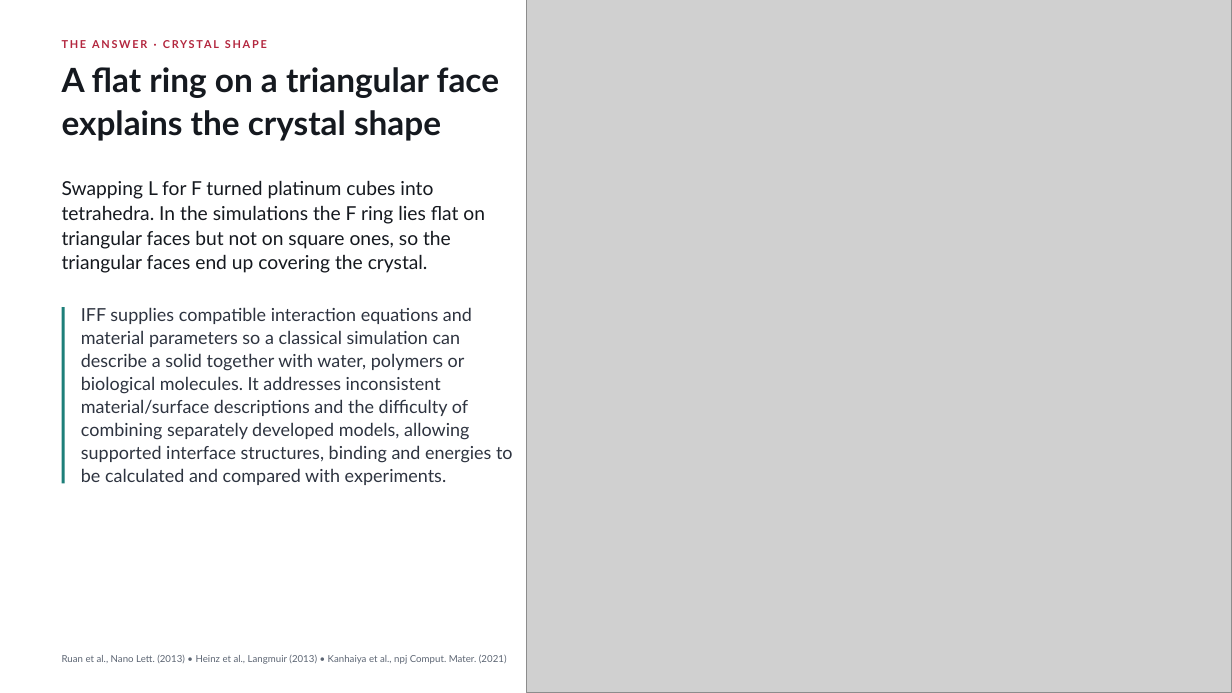
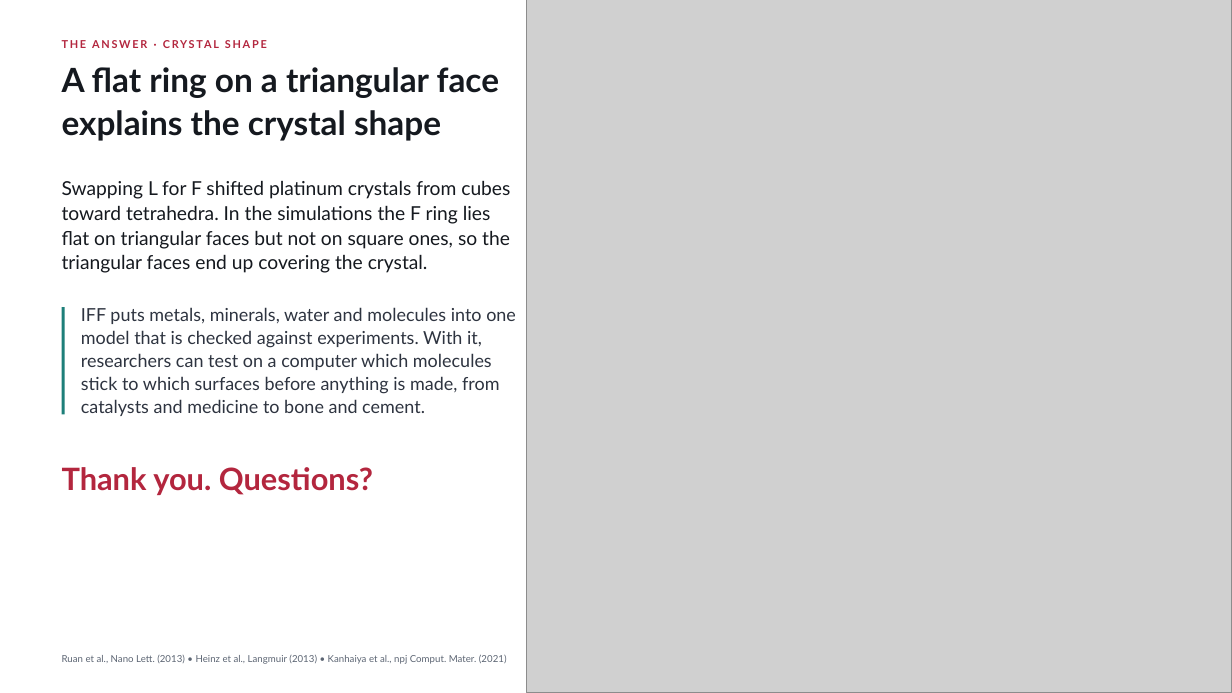
Before and after one commit to fl-sean03/fl-sean03.github.io, a slide deck: slide 15 of static/decks/interface-force-field/downloads/iff-visual-showcase.pptx (slide 14 before the commit). Drawn at 1232x693 pixels with LibreOffice and Linux fonts; fonts in the diff are those of the drawing; grey boxes stand for pictures. Boxes give left, top, right and bottom in pixels: in the first picture for what was removed or moved away, otherwise in the second. Text is boxed around its words. In the diff, an @@ line names an element or a change of style, - is before the commit and + after.

Commit message:
Add plain explanations to every IFF slide and redraw the five terms
Each picture slide now has two to four plain sentences beside its title
and a takeaway at its foot, the same in the viewer, the PowerPoint and
the PDF. The five energy terms are redrawn as five panels of one ethanol
and one water, each keeping only its own atoms in colour and drawing its
motion on the geometry, with the stretch along the O–H bond, the bend
centred on the oxygen, the twist about the C–C axis, the van der Waals
pair ringed and joined, and δ+ and δ− on the charged pair. A new third
slide shows why it matters through catalysts, medicine, bones and teeth,
and cement. The examples are numbered 1 to 3, the IFF Agent slide shows
its eight steps as small pictures built from the deck’s own figures and
rhodium’s published values, and the thank-you slide folds into the
answer, so the deck stays at 15 slides. The platinum result is stated
more cautiously, as a shift from cubes toward tetrahedra.

source/README.md explains how each picture is made, how to rebuild and
check the deck and how it was iterated, and it replaces
SOURCE-REBUILD.md. The checks it names now live in source/, with
verify.py for three-format parity, metadata and wording, interact.py for
the viewer controls and title.py for the Writings title image. A code
review then removed unused options from the build and figure code
without changing any output.

Claude-Session: 1e0464e8-20be-5170-b059-13392d79747b
Claude-Agent: iff-deck-designer

```diff
--- a/static/decks/interface-force-field/downloads/iff-visual-showcase.pptx
+++ b/static/decks/interface-force-field/downloads/iff-visual-showcase.pptx
@@ text at bbox=[62, 205, 491, 224]: text changed @@
-tetrahedra. In the simulations the F ring lies flat on
+toward tetrahedra. In the simulations the F ring lies
@@ text at bbox=[62, 180, 510, 199]: text changed @@
-Swapping L for F turned platinum cubes into
+Swapping L for F shifted platinum crystals from cubes
@@ text at bbox=[62, 230, 510, 249]: text changed @@
-triangular faces but not on square ones, so the
+flat on triangular faces but not on square ones, so the
@@ rectangle: place and size @@
-rectangle at bbox=[62, 307, 65, 483]
+rectangle at bbox=[62, 307, 65, 414]
@@ text at bbox=[81, 307, 516, 324]: text changed @@
-IFF supplies compatible interaction equations and
+IFF puts metals, minerals, water and molecules into one
@@ text at bbox=[81, 330, 482, 348]: text changed @@
-material parameters so a classical simulation can
+model that is checked against experiments. With it,
@@ text at bbox=[81, 353, 492, 370]: text changed @@
-describe a solid together with water, polymers or
+researchers can test on a computer which molecules
@@ text at bbox=[81, 376, 499, 394]: text changed @@
-biological molecules. It addresses inconsistent
+stick to which surfaces before anything is made, from
@@ text at bbox=[81, 399, 425, 416]: text changed @@
-material/surface descriptions and the difficulty of
+catalysts and medicine to bone and cement.
@@ text removed at bbox=[81, 422, 469, 440] @@
-combining separately developed models, allowing
@@ text at bbox=[62, 467, 373, 495]: text changed; size 14 to 24 pt; text colour #2E3440 to #B3263E; bold on @@
-supported interface structures, binding and energies to
+Thank you. Questions?
@@ text removed at bbox=[81, 468, 447, 485] @@
-be calculated and compared with experiments.
```
Also in this commit, not shown: 12 other slides changed, 2 slides added, 2 slides removed, 32 other files.
